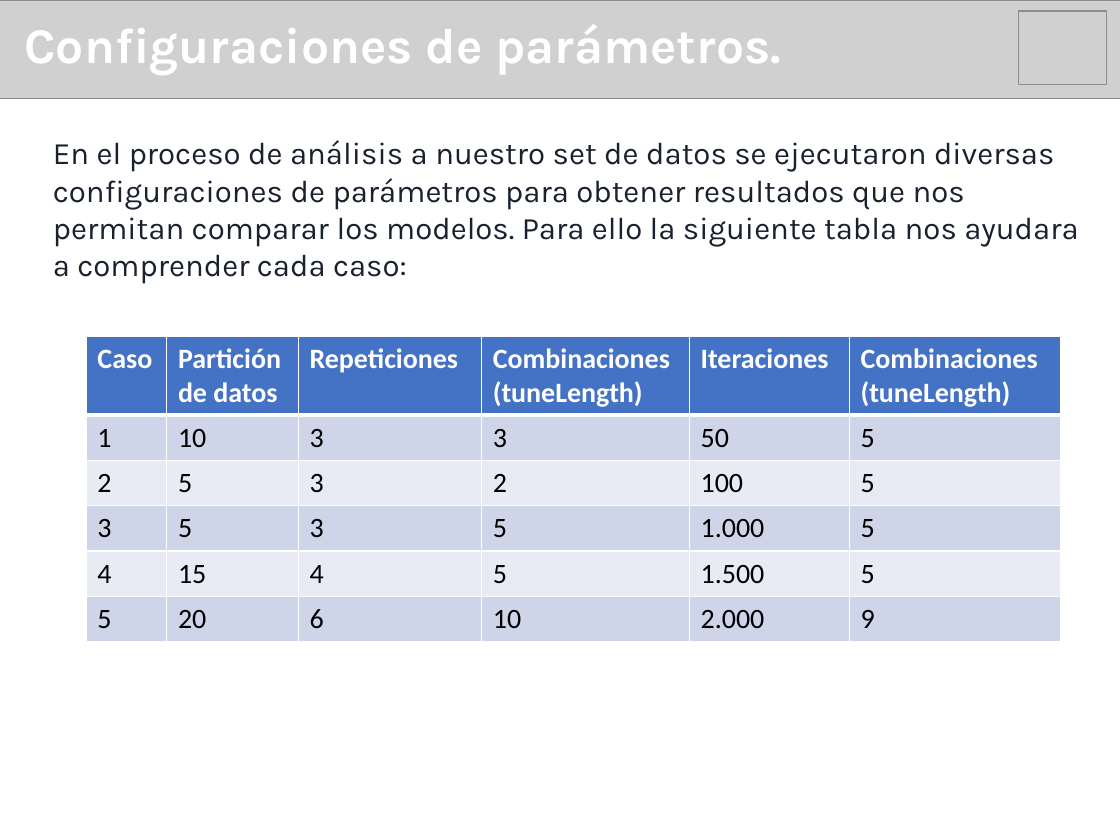
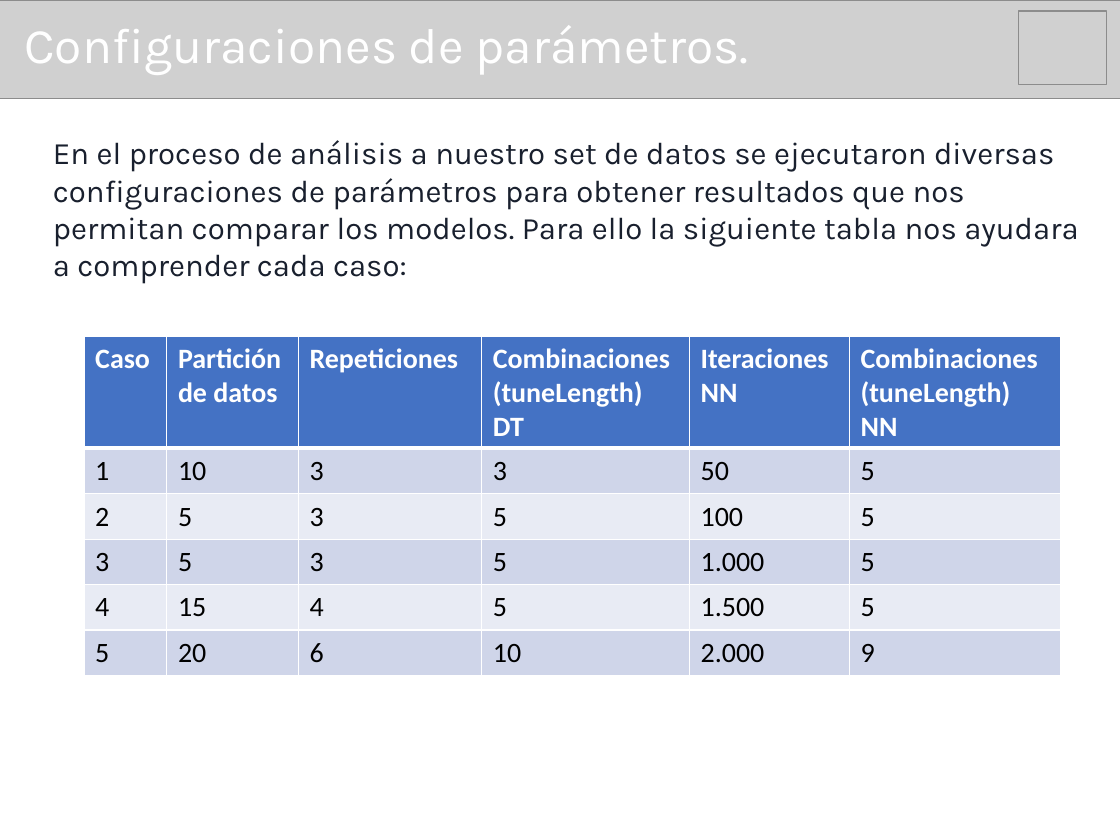
Before and after one commit to IgnGGA/grupo9, a slide deck: slide 8 of presentación/presentaciónDosMineriaDeDatos.pptx. Drawn at 1120x840 pixels with LibreOffice and Linux fonts; fonts in the diff are those of the drawing; grey boxes stand for pictures. Boxes give left, top, right and bottom in pixels: in the first picture for what was removed or moved away, otherwise in the second. Text is boxed around its words. In the diff, an @@ line names an element or a change of style, - is before the commit and + after.

```diff
--- a/presentación/presentaciónDosMineriaDeDatos.pptx
+++ b/presentación/presentaciónDosMineriaDeDatos.pptx
@@ text "Configuraciones de parámetros." at [24,26,749,75]: bold off @@
@@ table at [84,336,1062,675] @@
-row 1: Caso | Partición de datos | Repeticiones | Combinaciones (tuneLength) | Iteraciones | Combinaciones (tuneLength)
+row 1: Caso | Partición de datos | Repeticiones | Combinaciones (tuneLength) DT | Iteraciones NN | Combinaciones (tuneLength) NN
-row 3, column 4: 2
+row 3, column 4: 5
```
Also in this commit, not shown: 12 other slides changed, 2 slides added, 2 slides removed.
